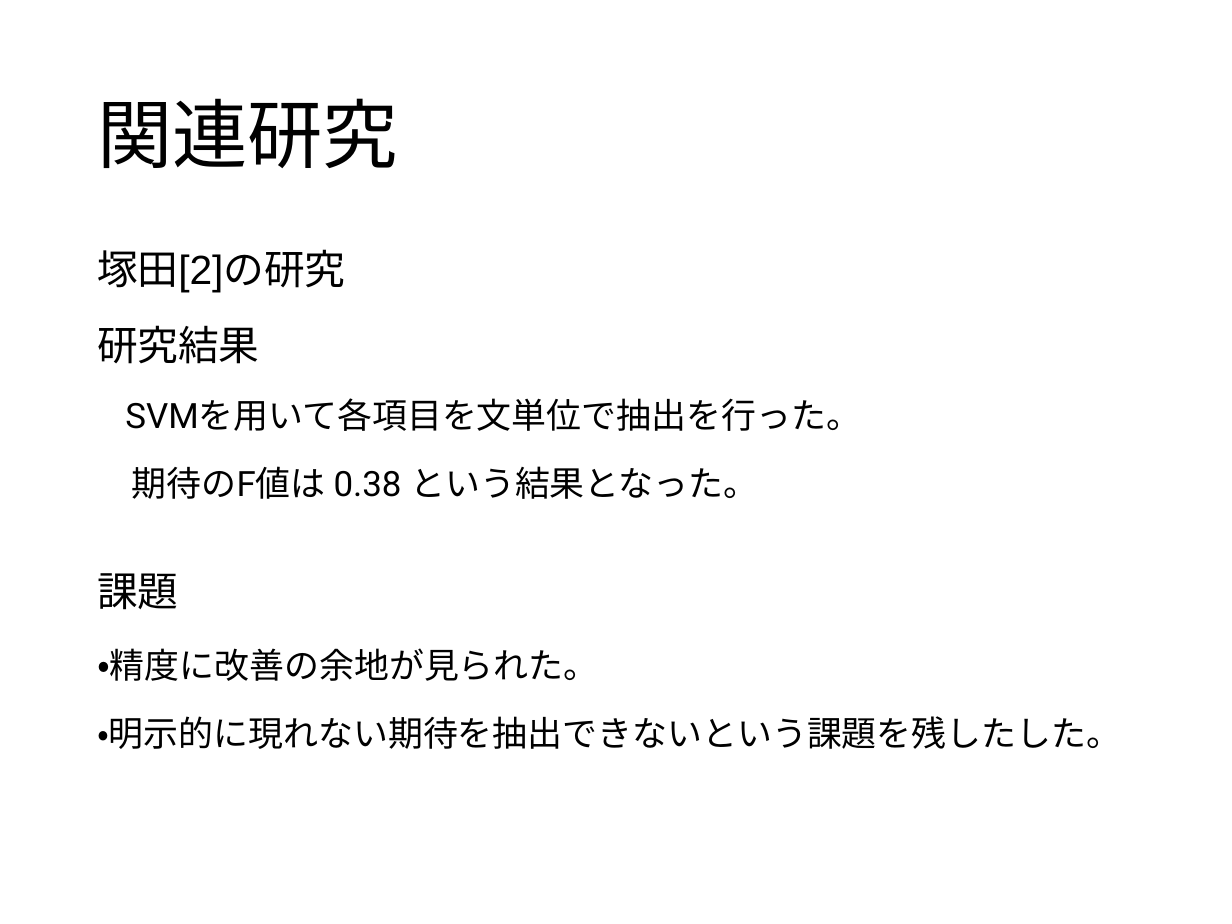
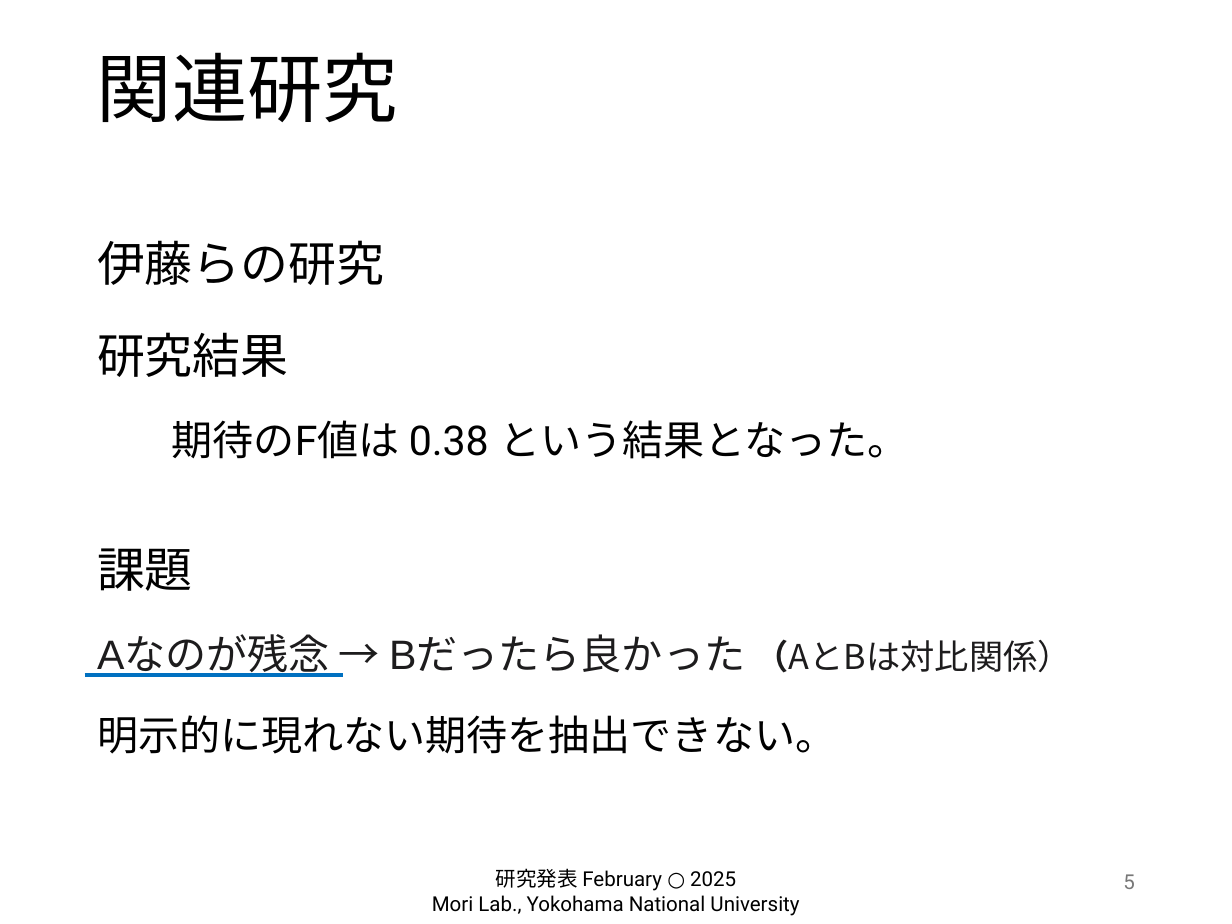
Before and after one commit to hiiragi-moon/graduation-research, a slide deck: slide 5 of 卒研発表.pptx. Drawn at 1232x924 pixels with LibreOffice and Linux fonts; fonts in the diff are those of the drawing; background and template pictures are left out. Boxes give left, top, right and bottom in pixels: in the first picture for what was removed or moved away, otherwise in the second. Text is boxed around its words. In the diff, an @@ line names an element or a change of style, - is before the commit and + after.

```diff
--- a/卒研発表.pptx
+++ b/卒研発表.pptx
@@ title "関連研究": place and size @@
-title "関連研究" at [97,98,398,168]
+title "関連研究" at [97,52,398,122]
@@ text "伊藤らの研究": place and size @@
-text "伊藤らの研究" at [97,249,1121,749]
+text "伊藤らの研究" at [97,240,1072,754]
@@ text at [97,240,384,285]: text changed; size 23.8 to 28 pt @@
-塚田[2]の研究
+伊藤らの研究
@@ text at [97,332,908,591]: size 23.8 to 28 pt in "研究結果", "課題"; size 20.4 to 24 pt in "期待のF値は 0.38 という結果となった。"; line spacing 1.2 to 1.3 @@
@@ text at [125,398,861,431]: paragraph removed @@
-SVMを用いて各項目を文単位で抽出を行った。
@@ text at [97,637,1072,754]: text changed; size 20.4 to 24 pt; text colour #000000 to #1D1C1D @@
-・精度に改善の余地が見られた。
-・明示的に現れない期待を抽出できないという課題を残したした。
+Aなのが残念 → Bだったら良かった （AとBは対比関係）
+明示的に現れない期待を抽出できない。
@@ line added from (85, 675) to (344, 675), #0070C0 2.25 pt @@
@@ text added at [432,868,799,916], 12 pt, text #000000 @@
+研究発表 February ○ 2025
+Mori Lab., Yokohama National University
@@ page number added at [1123,874,1135,889], 12 pt, text #797979 @@
+5
```
Also in this commit, not shown: 21 other slides changed, 1 slide added, 1 slide removed, 42 other files.
